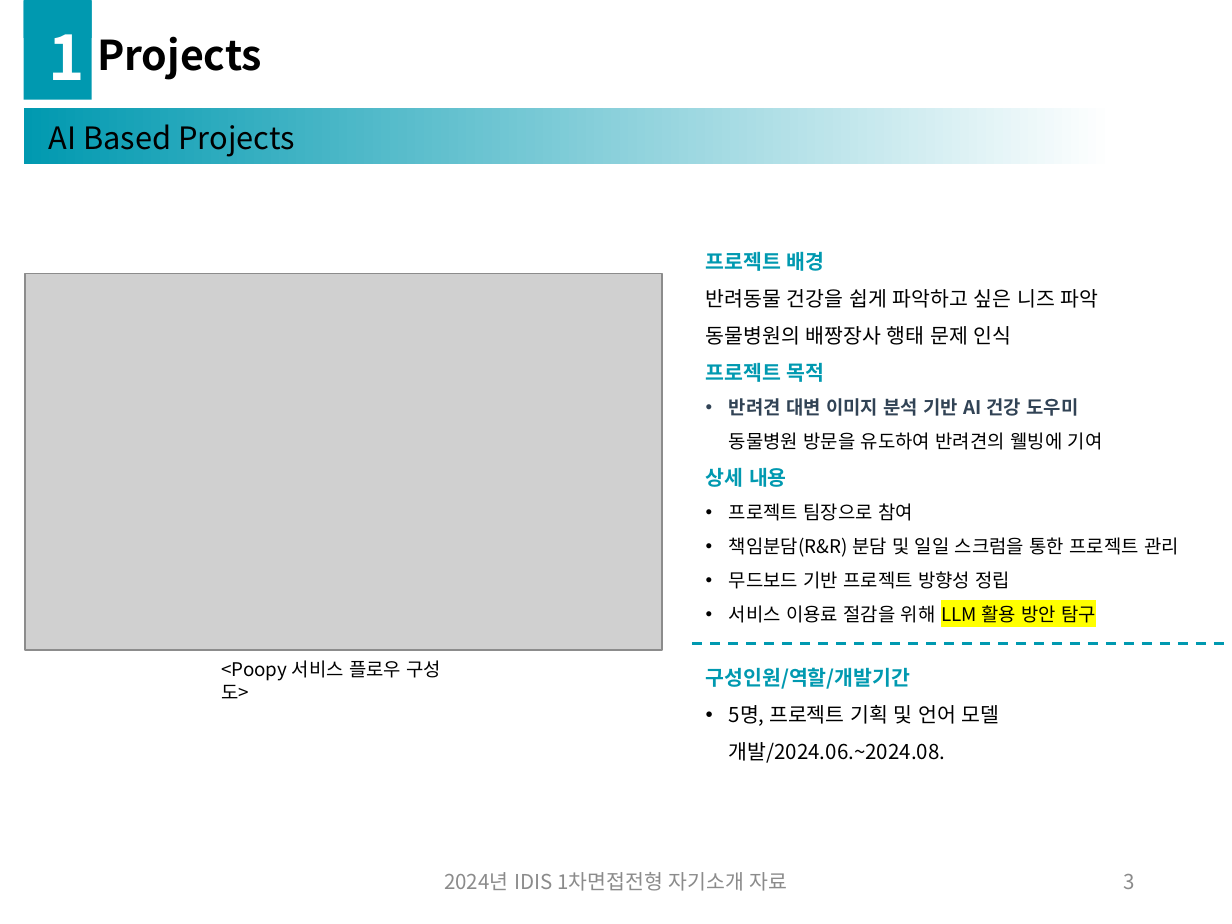
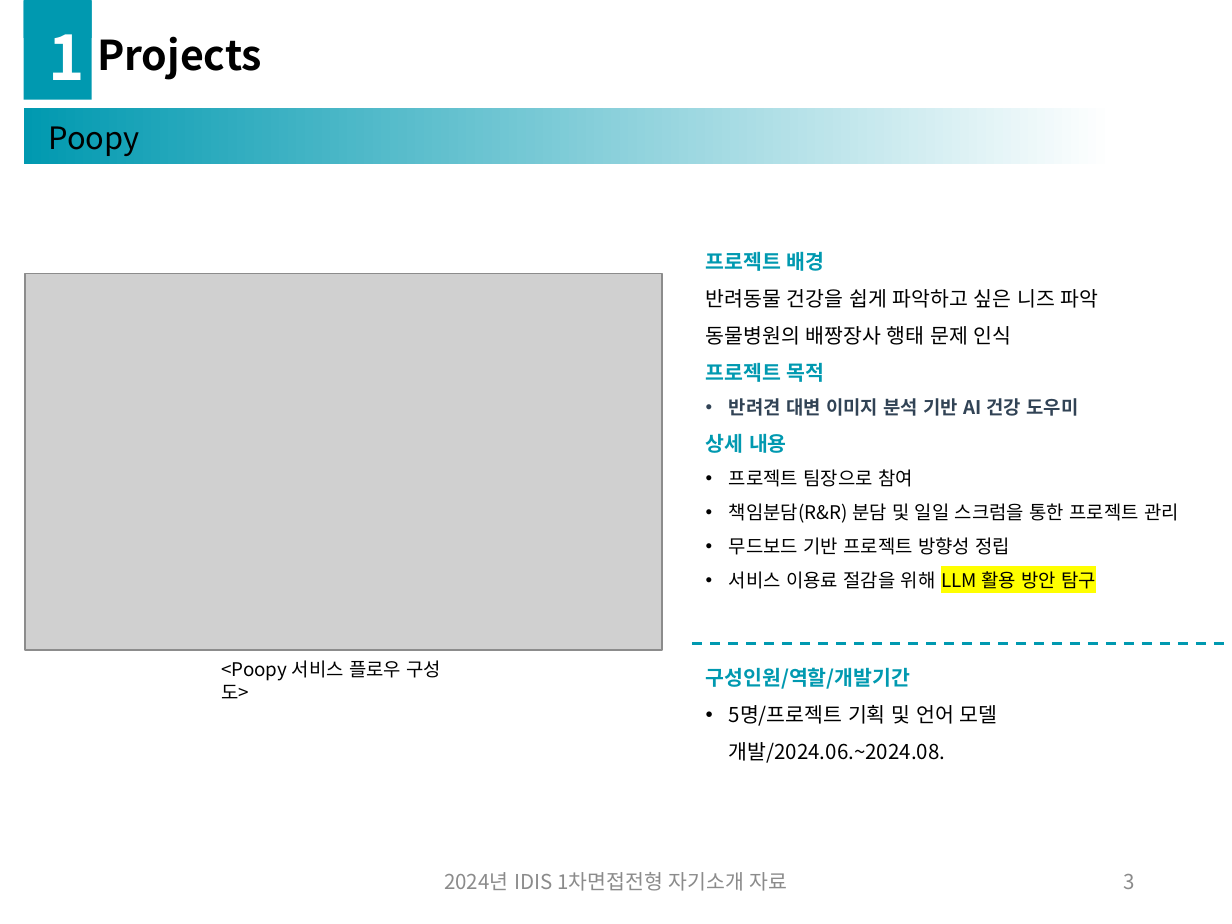
Before and after one commit to gggg8657/study, a slide deck: slide 4 of tmp/2024년도_1차면접전형_자기소개자료_김동주.pptx. Drawn at 1232x924 pixels with LibreOffice and Linux fonts; fonts in the diff are those of the drawing; grey boxes stand for pictures; background and template pictures are left out. Boxes give left, top, right and bottom in pixels: in the first picture for what was removed or moved away, otherwise in the second. Text is boxed around its words. In the diff, an @@ line names an element or a change of style, - is before the commit and + after.

```diff
--- a/tmp/2024년도_1차면접전형_자기소개자료_김동주.pptx
+++ b/tmp/2024년도_1차면접전형_자기소개자료_김동주.pptx
@@ text at <box>49,126,140,156</box>: text changed @@
-AI Based Projects
+Poopy
@@ text at <box>729,398,1078,416</box>: text changed; text colour #000000 to #314355; bold on @@
-• 반려견 대변 이미지 분석 기반 AI 건강 도우미
-  동물병원 방문을 유도하여 반려견의 웰빙에 기여
+• 반려견 대변 이미지 분석 기반 AI 건강 도우미
@@ text at <box>729,705,998,763</box>: text changed @@
-• 5명, 프로젝트 기획 및 언어 모델 개발/2024.06.~2024.08.
+• 5명/프로젝트 기획 및 언어 모델 개발/2024.06.~2024.08.
```
Also in this commit, not shown: 3 other slides changed, 21 other files.
